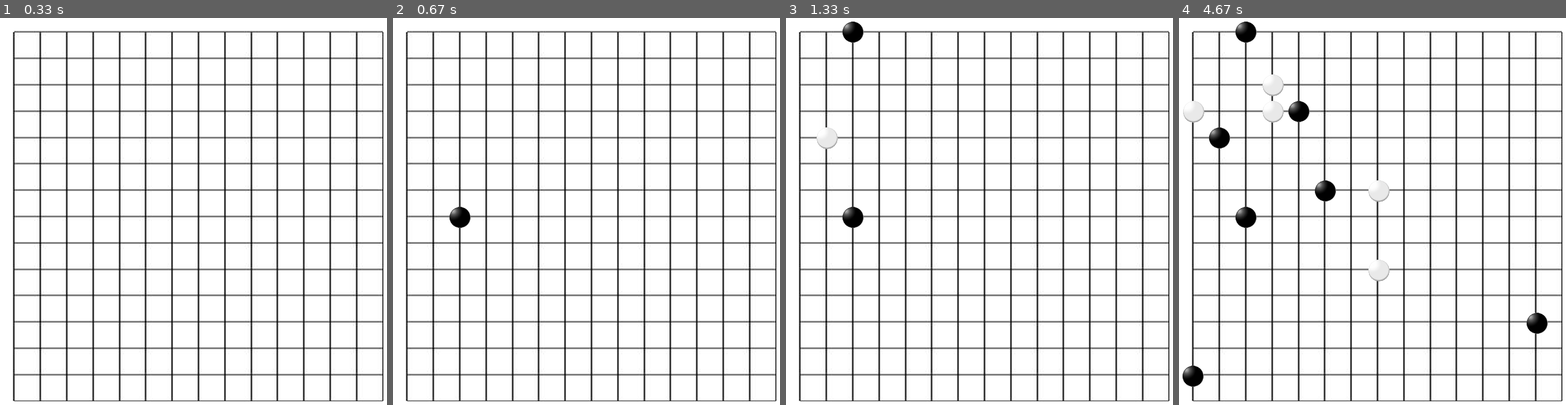
Above: before the commit, frames 1-4 (left to right).
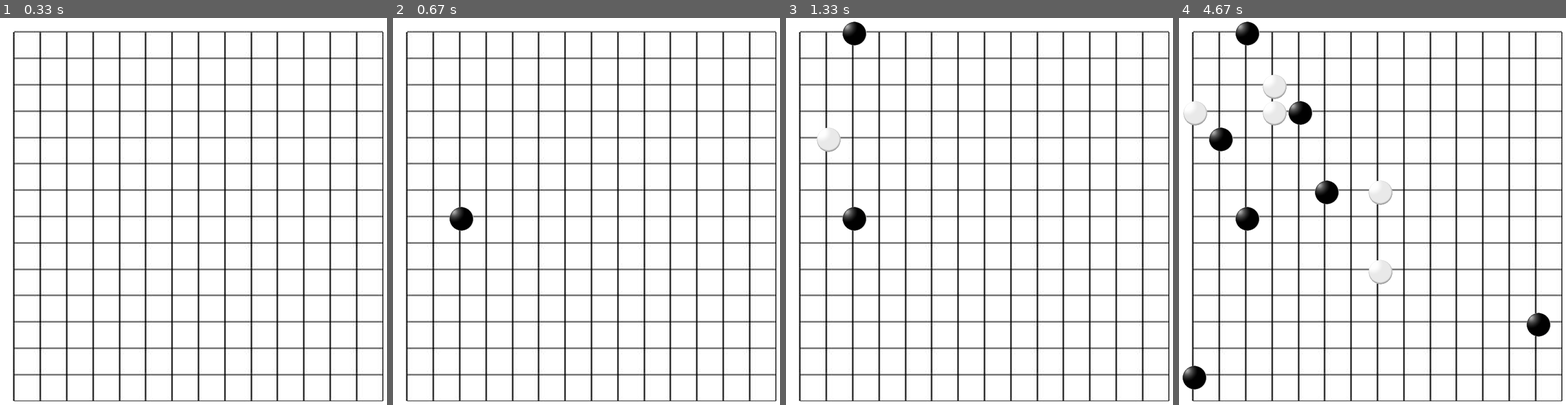
Above: after the commit, the same moments.

Repository: ChenKB91/pygame_wuzhichi
Game: pygame game, started from gaming_UI.py
The game is run twice, just before and just after one commit, with the same random seed, the same clock (stepped at 60 frames per second) and the same inputs.
Inputs (mouse positions are in pixels of both pictures, inside the frame that each line leads up to):
- Up to frame 1 (0.33 s): no input
- Up to frame 2 (0.67 s): press the mouse at (586, 238) at 0.37 s; move the mouse to (528, 223) at 0.47 s; release the mouse at (470, 211) at 0.6 s
- Up to frame 3 (1.33 s): click (828, 137) at 0.72 s; click (851, 33) at 1.05 s
- Up to frame 4 (4.67 s): click (1376, 257) at 1.38 s; click (1302, 110) at 1.72 s; click (1190, 103) at 2.05 s; click (1221, 145) at 2.38 s; click (1387, 188) at 2.72 s; click (1535, 315) at 3.05 s; click (1264, 122) at 3.38 s; click (1322, 192) at 3.72 s; click (1279, 95) at 4.05 s; click (1202, 374) at 4.38 s

Frame 1 is identical in both runs. In frame 2, 0.1% of the frame differs, in the area x 14-21%, y 48-56%; in frame 3, 0.3%; in frame 4, 1.2%, in the area x 0-97%, y 0-97%.

Commit message:
no visible bug from now on

Diff:
--- a/gaming_UI.py
+++ b/gaming_UI.py
@@ -9,9 +9,9 @@
         pygame.display.set_caption('五子棋')
         Raw_BoardImg = pygame.image.load('./images/board_img.png')
         self.B_img = pygame.image.load('./images/black.png')
-        self.B_img = pygame.transform.scale(self.B_img, (40,40))
+        self.B_img = pygame.transform.scale(self.B_img, (45,45))
         self.W_img = pygame.image.load('./images/white.png')
-        self.W_img = pygame.transform.scale(self.W_img, (40,40))
+        self.W_img = pygame.transform.scale(self.W_img, (45,45))
         self.boardImg = pygame.transform.scale(Raw_BoardImg, (630, 630)) #實際上是14個間隔 一格改成45 pix
         self.board_origin = (100,100)
         self.surface.fill((255,255,255))
@@ -19,6 +19,13 @@
 
     def draw_board(self, board):  # 100
         self.surface.blit(self.boardImg, self.board_origin)
+        '''
+        This is for cool gray stuff
+        maybe it should go to somewhere
+        (i,j) = pygame.mouse.get_pos()
+        i,j=int(round((i-100)/45)),int(round((j-100)/45))
+        pygame.draw.rect(game1.surface, (150, 150, 150),[100+45*i-35/2, 100+45*j-35/2, 45, 45],0)
+        '''
         for i in range(15):
             for j in range(15):
                 if board.get_board()[i][j] == -1:
@@ -65,6 +72,7 @@
     counter=0
     #Gray_Potential=pygame.Rect(100+45*i-35/2, 100+45*j-35/2, width, height)
     while True:
+        game1.surface.fill((255,255,255))
         game1.draw_board(empty_board)
         for event in pygame.event.get():
                 print(event)
